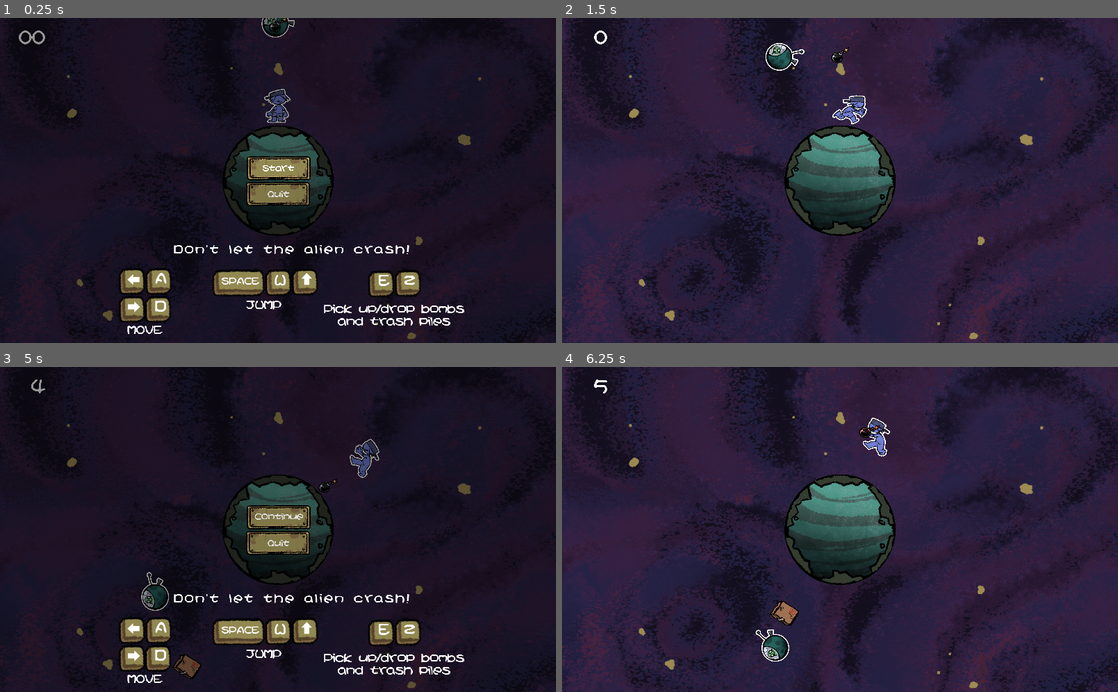
Above: before the commit, frames 1-4 (two rows, left to right).
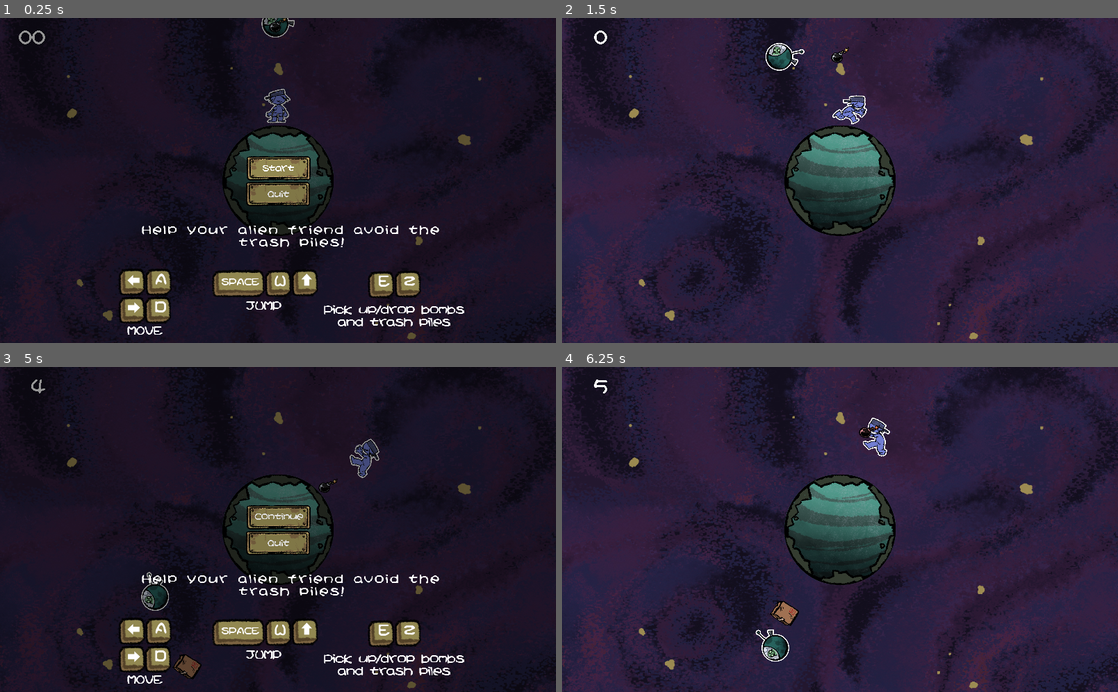
Above: after the commit, the same moments.

Repository: DanGrenade/TinyWorldJam
Game: Godot game, scene res://Scenes/GameTest.tscn
Same seed, same stepped clock (60 frames per second), same inputs: the game is played once before the commit and once after it.
Inputs:
- Up to frame 1 (0.25 s): no input
- Up to frame 2 (1.5 s): click "Start" at 0.5 s; hold D (move_right) from 1.28 s (still down); tap E (box_grab) at 1.35 s
- Up to frame 3 (5 s): tap Space (jump) at 1.52, 2.27, 3.77, 4.52 s; release D (move_right) at 2.03 s; hold Left (move_left) 2.03-2.78 s; tap E (box_grab) every 0.75 s from 2.1 to 4.35 s; hold D (move_right) 2.78-4.28 s; hold Left (move_left) from 4.28 s (still down); tap Escape (pause_game) at 4.9 s
- Up to frame 4 (6.25 s): release Left (move_left) at 5 s; click "Continue" at 5 s; hold Left (move_left) from 5.78 s (still down); tap E (box_grab) at 5.85 s; tap Space (jump) at 6.02 s

The runs differ from the first frame. In frame 1, 2.4% of the frame differs, in the area x 21-84%, y 63-98%; in frame 2, nothing differs; in frame 3, 2.4%; in frame 4, nothing differs.

Commit message:
Issue #52 - Fixed button sounds

Diff:
--- a/Scenes/GameTest.tscn
+++ b/Scenes/GameTest.tscn
@@ -74,22 +74,23 @@
 
 [node name="Controls" parent="Start_Menu/YSort" index="2"]
 margin_left = -961.0
-margin_top = 884.0
+margin_top = 705.0
 margin_right = 102.0
-margin_bottom = 1167.0
+margin_bottom = 1050.0
 rect_scale = Vector2( 3, 3 )
 
 [node name="VBoxContainer" parent="Start_Menu/YSort/Controls" index="0"]
 margin_right = 1063.0
-margin_bottom = 283.0
+margin_bottom = 345.0
 
 [node name="Label" parent="Start_Menu/YSort/Controls/VBoxContainer" index="0"]
 margin_right = 1063.0
+margin_bottom = 75.0
 
 [node name="Graphics" parent="Start_Menu/YSort/Controls/VBoxContainer" index="1"]
-margin_top = 70.0
+margin_top = 132.0
 margin_right = 1063.0
-margin_bottom = 283.0
+margin_bottom = 345.0
 
 [node name="Jump" parent="Start_Menu/YSort/Controls/VBoxContainer/Graphics" index="1"]
 margin_left = 267.0
@@ -120,18 +121,19 @@
 __meta__ = {
 "_edit_use_anchors_": false
 }
+[connection signal="switch_game_state_signal" from="." to="Camera2D" method="_on_GameManager_switch_game_state_signal"]
 [connection signal="switch_game_state_signal" from="." to="Alien_Ship" method="_on_GameManager_switch_game_state_signal"]
 [connection signal="switch_game_state_signal" from="." to="GarbageSpawner" method="_on_GameManager_switch_game_state_signal"]
 [connection signal="switch_game_state_signal" from="." to="PlayerCharacter" method="_on_GameManager_switch_game_state_signal"]
-[connection signal="switch_game_state_signal" from="." to="Camera2D" method="_on_GameManager_switch_game_state_signal"]
 [connection signal="ship_hit" from="Alien_Ship" to="." method="_on_Alien_Ship_ship_hit"]
 [connection signal="timeout" from="GarbageSpawner/Timer" to="GarbageSpawner" method="_on_Timer_timeout"]
+[connection signal="player_hit" from="PlayerCharacter" to="Camera2D" method="_on_PlayerCharacter_player_hit"]
 [connection signal="player_hit" from="PlayerCharacter" to="Audio" method="_on_PlayerCharacter_player_hit"]
-[connection signal="player_hit" from="PlayerCharacter" to="Camera2D" method="_on_PlayerCharacter_player_hit"]
 [connection signal="player_interact" from="PlayerCharacter" to="Audio" method="_on_PlayerCharacter_player_interact"]
 [connection signal="player_jump" from="PlayerCharacter" to="Audio" method="_on_PlayerCharacter_player_jump"]
 [connection signal="Continue_Button_Pressed" from="Start_Menu" to="." method="_on_Start_Menu_Continue_Button_Pressed"]
 [connection signal="Start_Button_Pressed" from="Start_Menu" to="." method="_on_Start_Menu_Start_Button_Pressed"]
 [connection signal="Replay_Signal" from="GameOver" to="." method="_on_GameOver_Replay_Signal"]
+[connection signal="Replay_Signal" from="GameOver" to="Audio" method="_on_GameOver_Replay_Signal"]
 
 [editable path="Start_Menu"]
--- a/Scenes/Start_Menu.tscn
+++ b/Scenes/Start_Menu.tscn
@@ -181,7 +181,7 @@
 margin_right = 2927.0
 margin_bottom = 36.0
 custom_fonts/font = SubResource( 3 )
-text = "Don't let the alien crash!"
+text = "Help your alien friend avoid the trash piles!"
 align = 1
 autowrap = true
 
--- a/Scripts/Audio.gd
+++ b/Scripts/Audio.gd
@@ -45,3 +45,7 @@
 func _on_PlayerCharacter_player_interact() -> void:
 	sfx.stream = interact_trash
 	sfx.play()
+
+
+func _on_GameOver_Replay_Signal() -> void:
+	play_confirm_sfx()
--- a/Scripts/GameManager.gd
+++ b/Scripts/GameManager.gd
@@ -18,6 +18,7 @@
 		pass
 
 	if Input.is_action_just_pressed("pause_game"):
+		$Audio.play_confirm_sfx()
 		if current_state == state_playing:
 			stop_game()
 			current_state = state_pause
